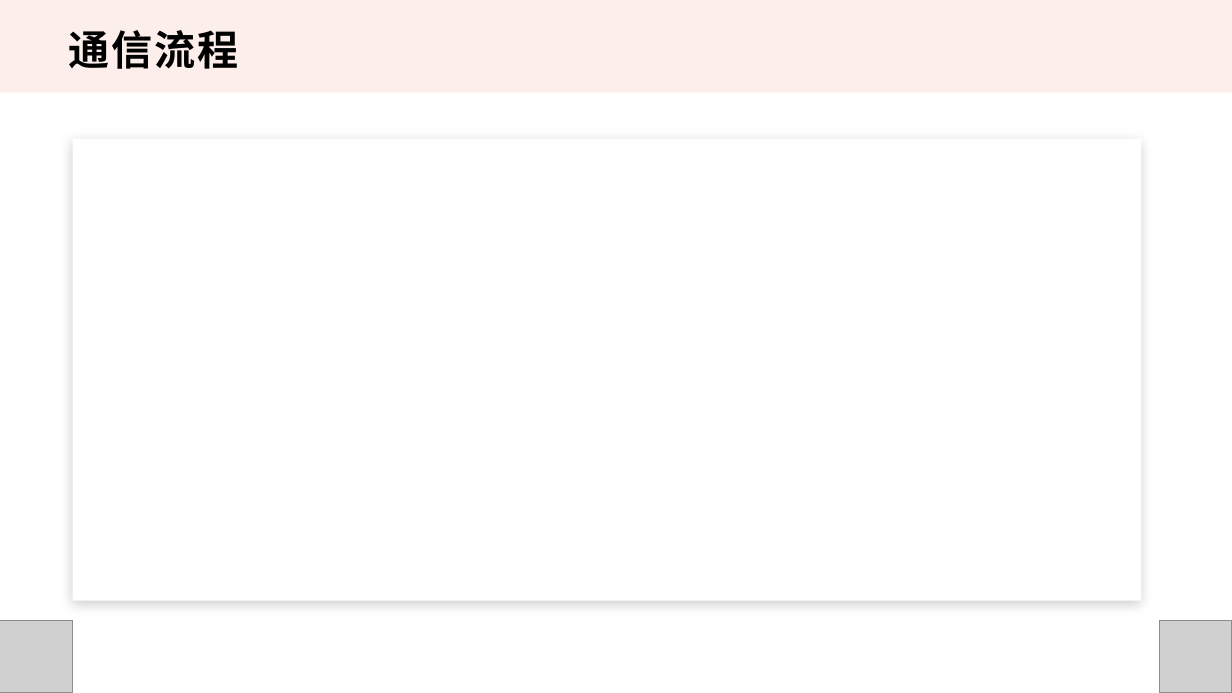
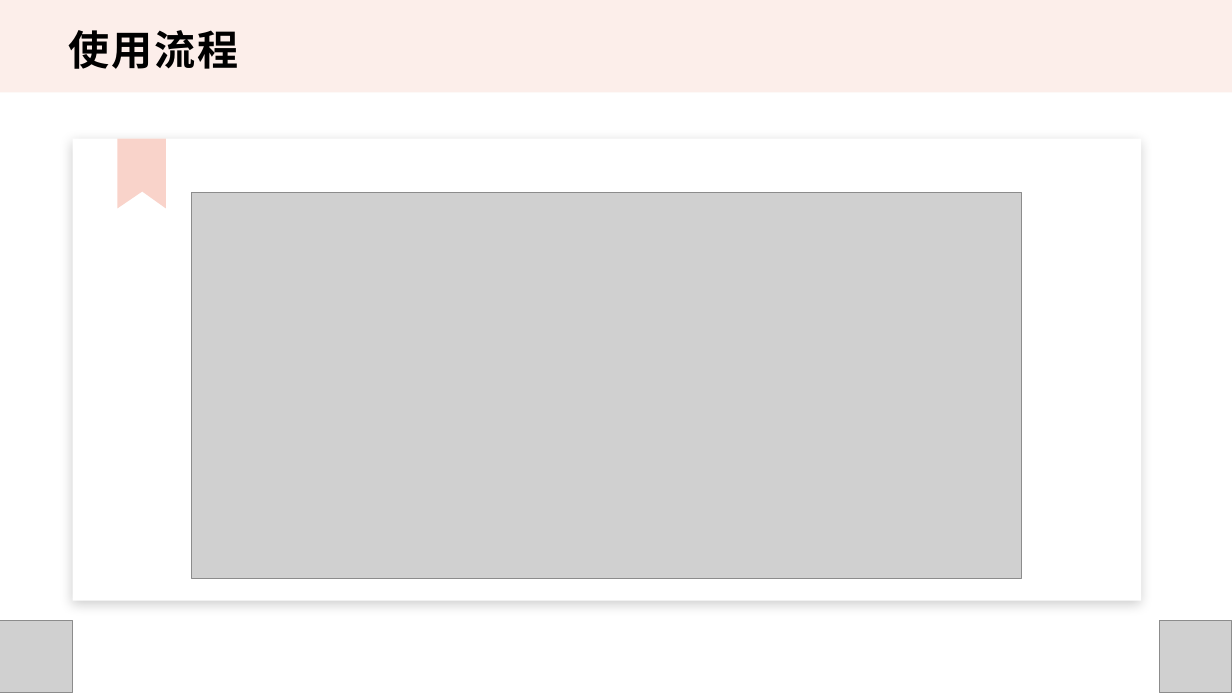
Before and after one commit to AspyRain/Automatic_feeding_system, a slide deck: slide 6 of report/15week-lxr.pptx. Drawn at 1232x693 pixels with LibreOffice and Linux fonts; fonts in the diff are those of the drawing; grey boxes stand for pictures. Boxes give left, top, right and bottom in pixels: in the first picture for what was removed or moved away, otherwise in the second. Text is boxed around its words. In the diff, an @@ line names an element or a change of style, - is before the commit and + after.

```diff
--- a/report/15week-lxr.pptx
+++ b/report/15week-lxr.pptx
@@ text at [69, 30, 239, 69]: text changed @@
-通信流程
+使用流程
@@ freeform shape added at [117, 139, 166, 209], fill #F9D3CA @@
@@ picture added at [192, 192, 1022, 578] @@
```
Also in this commit, not shown: 1 slide added, 10 other files.
